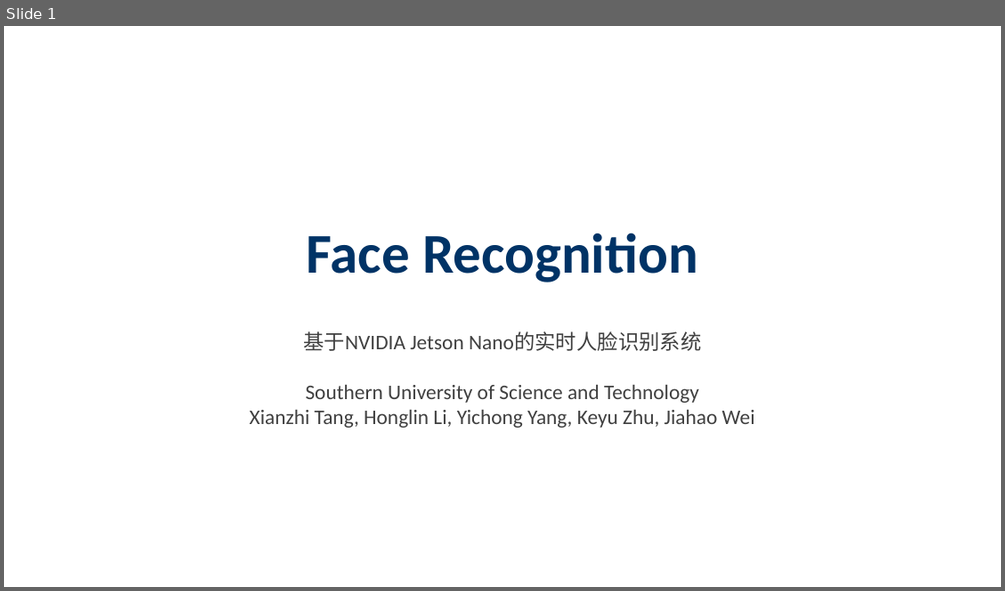
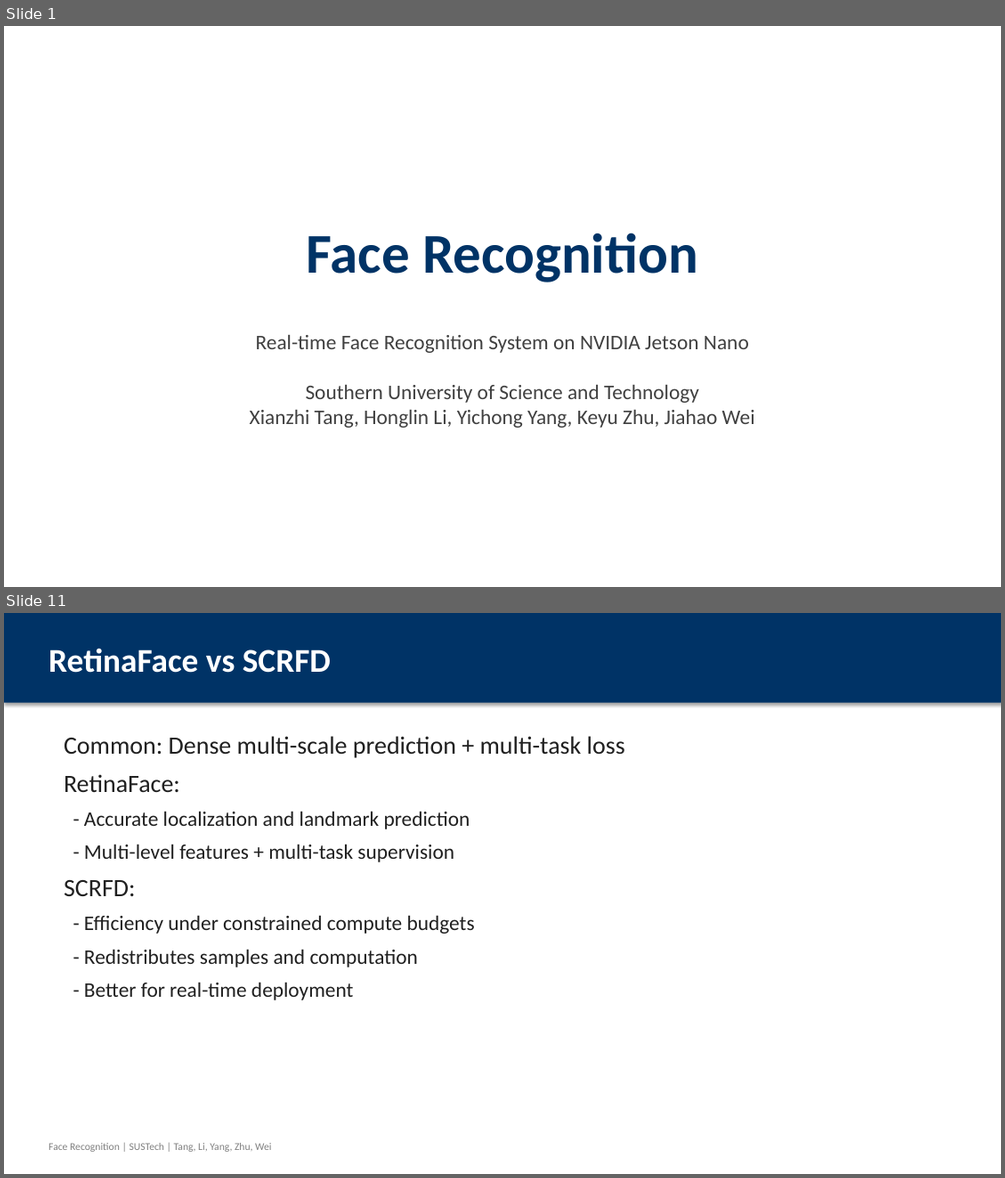
Before and after one commit to wuzhi456/Deep-learning-assignment3, a slide deck: Face_Recognition_Presentation.pptx. Shown one above the other, each under a label of ours: slide 1 before the commit, slides 1 and 11 after it; the slides between them are not shown. The pictures are 1005x591 and 1005x1178 pixels, drawn with LibreOffice and Linux fonts; fonts in the diff are those of the drawing. Boxes give left, top, right and bottom in pixels: in the first picture for what was removed or moved away, otherwise in the second. Text is boxed around its words. In the diff, an @@ line names an element or a change of style, - is before the commit and + after.

```diff
--- a/Face_Recognition_Presentation.pptx
+++ b/Face_Recognition_Presentation.pptx
@@ slide 11 added at bbox=[4, 613, 1001, 1174], background #FFFFFF @@
@@ rectangle added at bbox=[4, 613, 1001, 703], fill #003366 @@
@@ text added at bbox=[48, 648, 331, 673], 32 pt, text #FFFFFF, bold @@
+RetinaFace vs SCRFD
@@ text added at bbox=[64, 736, 625, 1000], 20 pt, text #202020 @@
+Common: Dense multi-scale prediction + multi-task loss
+RetinaFace:
+- Accurate localization and landmark prediction
+- Multi-level features + multi-task supervision
+SCRFD:
+- Efficiency under constrained compute budgets
+- Redistributes samples and computation
+- Better for real-time deployment
@@ text added at bbox=[48, 1143, 271, 1151], 10 pt, text #808080 @@
+Face Recognition | SUSTech | Tang, Li, Yang, Zhu, Wei
@@ slide 1 changed as well @@
@@ text at bbox=[256, 335, 749, 353]: text changed @@
-基于NVIDIA Jetson Nano的实时人脸识别系统
+Real-time Face Recognition System on NVIDIA Jetson Nano
```
Also in this commit, not shown: 4 other slides changed, 15 other slides added, 10 slides removed.
